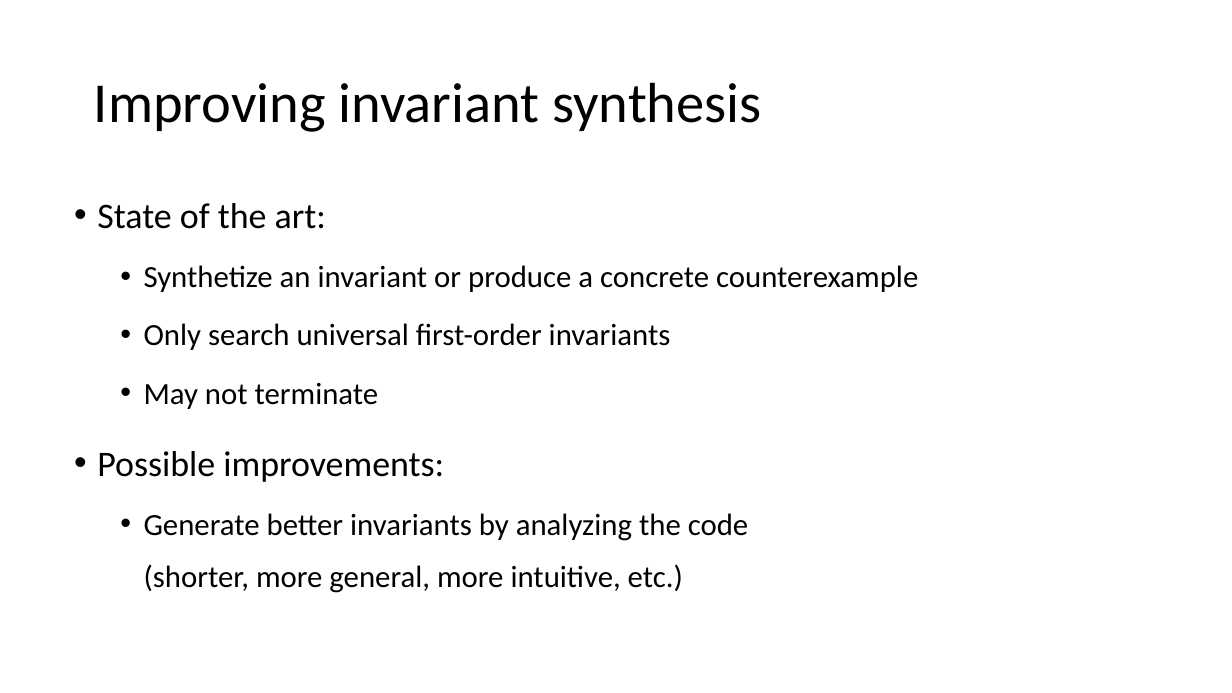
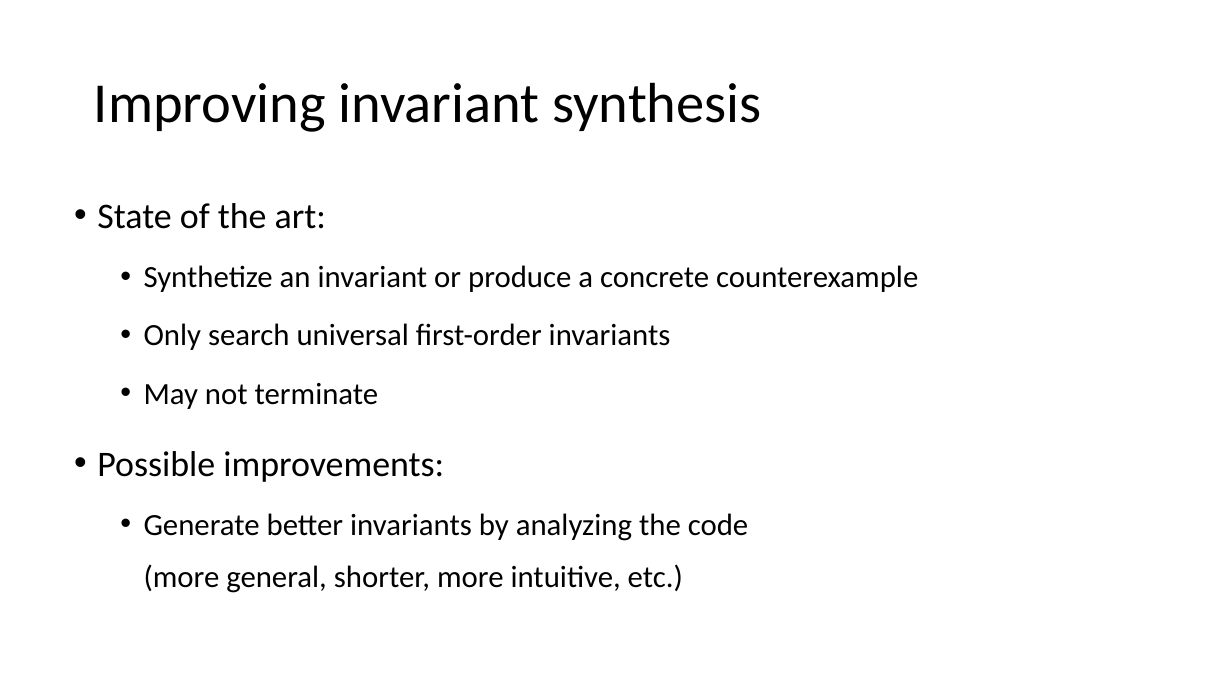
Before and after one commit to tjhance/ivy-research, a slide deck: slide 2 of research.pptx. Drawn at 1232x693 pixels with LibreOffice and Linux fonts; fonts in the diff are those of the drawing. Boxes give left, top, right and bottom in pixels: in the first picture for what was removed or moved away, otherwise in the second. Text is boxed around its words. In the diff, an @@ line names an element or a change of style, - is before the commit and + after.

Commit message:
update

```diff
--- a/research.pptx
+++ b/research.pptx
@@ text at (144, 513, 749, 593): text changed @@
-  • Generate better invariants by analyzing the code
-    (shorter, more general, more intuitive, etc.)
+  • Generate better invariants by analyzing the code
+    (more general, shorter, more intuitive, etc.)
```
Also in this commit, not shown: 1 other slide changed, 1 slide added, 1 slide removed.
